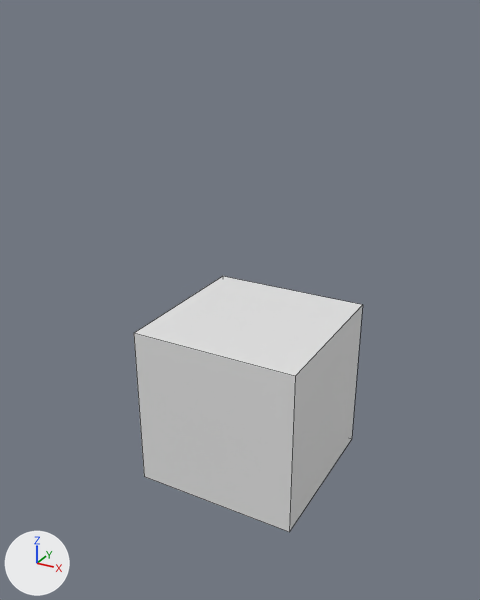
An edit to the Blender file Duma/BLEND File/TrashCan.blend, drawn before and after from the same camera.
One viewpoint serves both versions: a 50 mm camera at (3.3, -6.33, 4.36) aimed at (-0.12, -0.11, 1.25). The axes (+X, +Y, +Z) are drawn at lower left. The lights are the same throughout. Mesh edges are drawn as thin lines.
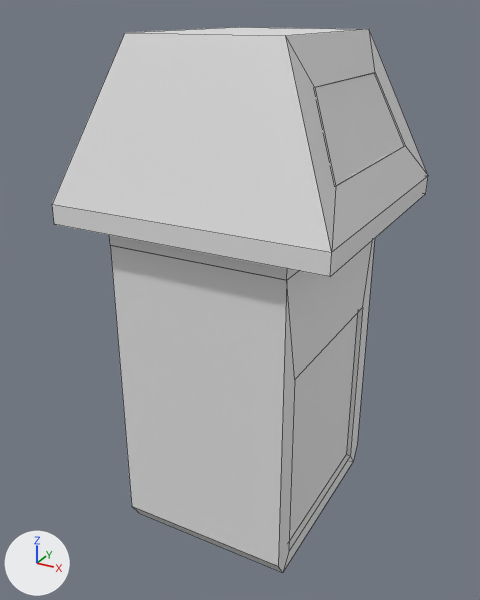
Location of each change, [x1, y1, x2, y2] in pixels of the pictures (480 x 600 px):
'Cube', reshaped, rescaled (65% wider, 113% taller)
    before: [134, 276, 362, 532]
    after: [52, 27, 428, 573]

What the commit changed:
me_cube is used by ob_cube; location (0.0, 0.0, 0.0).
me_cube had 8 vertices, 6 faces and spanned x -1.0..1.0, y -1.0..1.0, z -1.0..1.0.
me_cube now has 52 vertices, 48 faces and spans x -1.5..1.5, y -1.19..1.19, z -0.69..1.95.
Part 1, on me_cube:
4 faces are deleted.
4 vertices in x -1.0..1.0, y -1.0..1.0, z -1.0 move by (0.0, 0.0, 0.41).
44 vertices are added at x -1.5..1.5, y -1.19..1.19, z -0.69..1.95.
46 new faces join them.
Object 'Cube' (ob_cube) is rescaled from (1.0, 1.0, 1.0) to (1.0, 1.28, 2.13).
